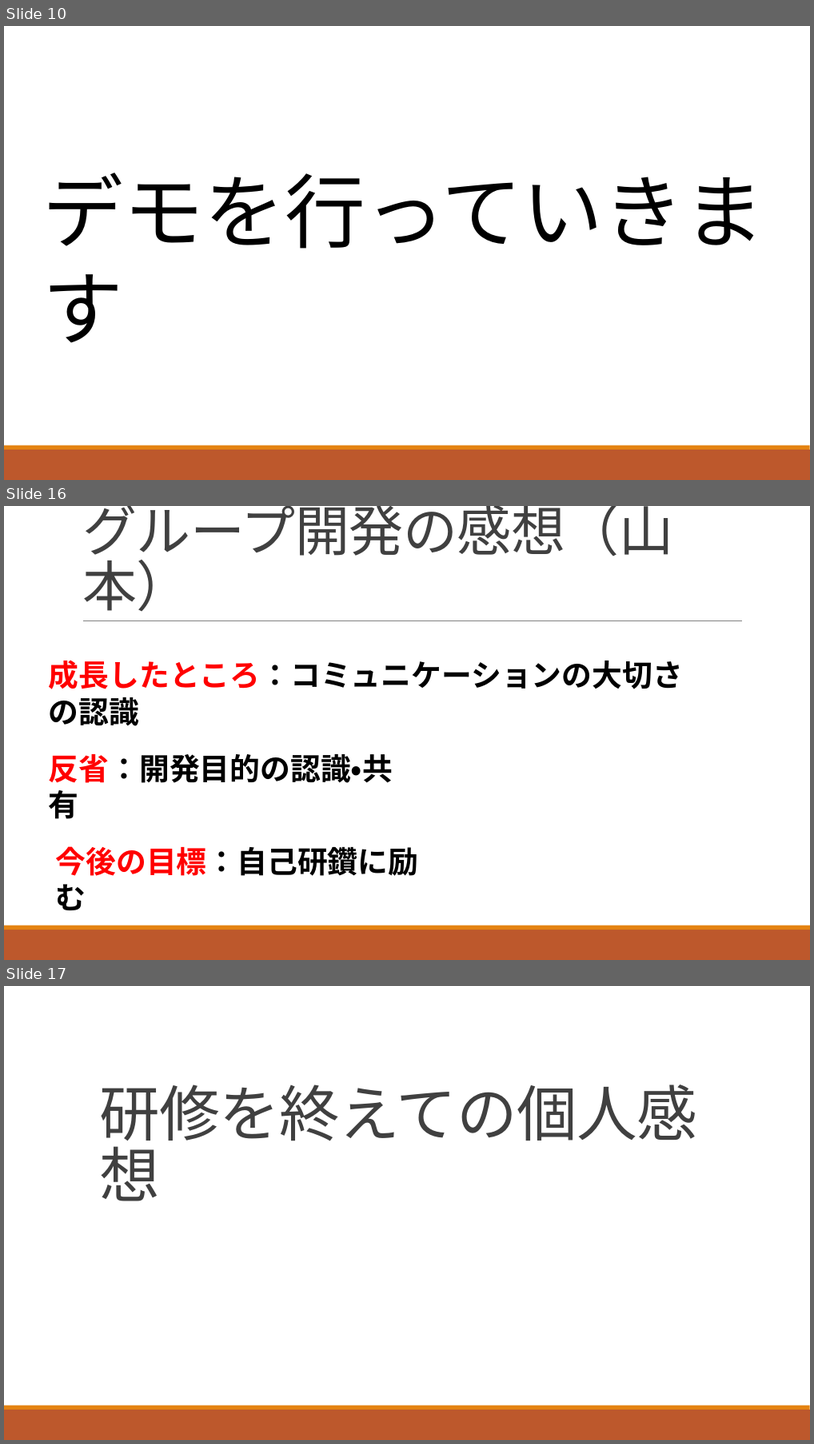
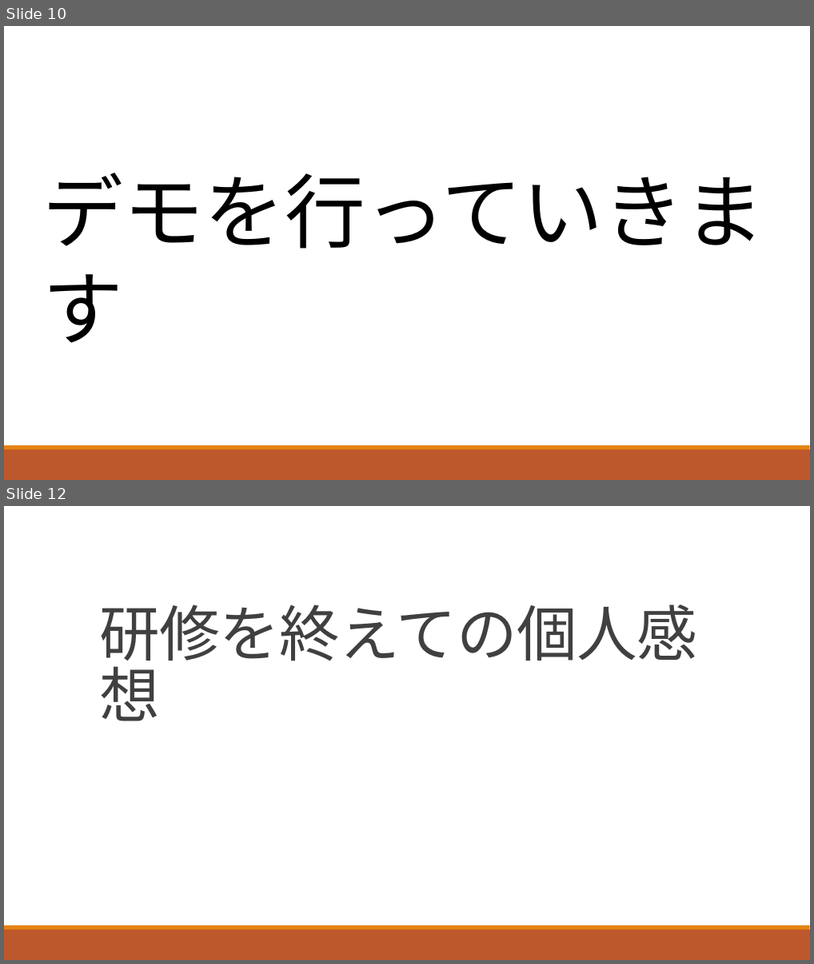
Before and after one commit to ShunjiYamamoto/groupA, a slide deck: 9.発表資料/グループ開発_Aグループ発表資料.pptx. Shown one above the other, each under a label of ours: slides 10, 16 and 17 before the commit, slides 10 and 12 after it; the slides between them are not shown. The pictures are 814x1444 and 814x964 pixels, drawn with LibreOffice and Linux fonts; fonts in the diff are those of the drawing. Boxes give left, top, right and bottom in pixels: in the first picture for what was removed or moved away, otherwise in the second. Text is boxed around its words. In the diff, an @@ line names an element or a change of style, - is before the commit and + after.

Commit message:
発表資料を修正しました。

```diff
--- a/9.発表資料/グループ開発_Aグループ発表資料.pptx
+++ b/9.発表資料/グループ開発_Aグループ発表資料.pptx
@@ slide 16 removed at (4, 506, 810, 960), background #FFFFFF; not listed: 2 template elements that a slide beside it also shows @@
@@ title removed at (82, 506, 674, 612) @@
-グループ開発の感想（山本）
@@ line removed from (83, 621) to (742, 621) @@
@@ text removed at (49, 660, 683, 726) @@
-成長したところ：コミュニケーションの大切さの認識
@@ text removed at (49, 754, 393, 783) @@
-反省：開発目的の認識・共有
@@ text removed at (56, 846, 419, 876) @@
-今後の目標：自己研鑽に励む
@@ what was slide 17 is now slide 12 @@
```
Also in this commit, not shown: 2 slides changed, 4 other slides removed.
